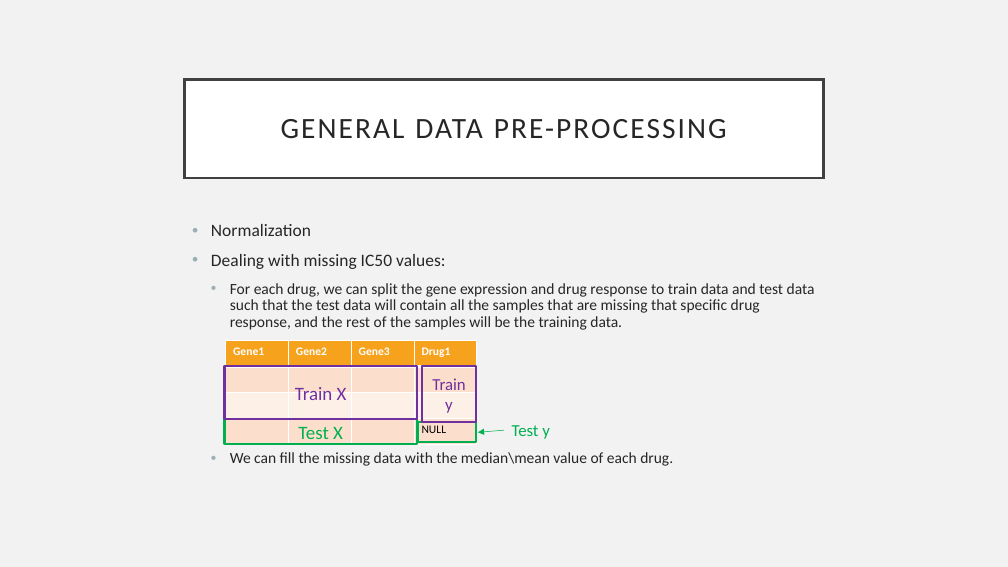
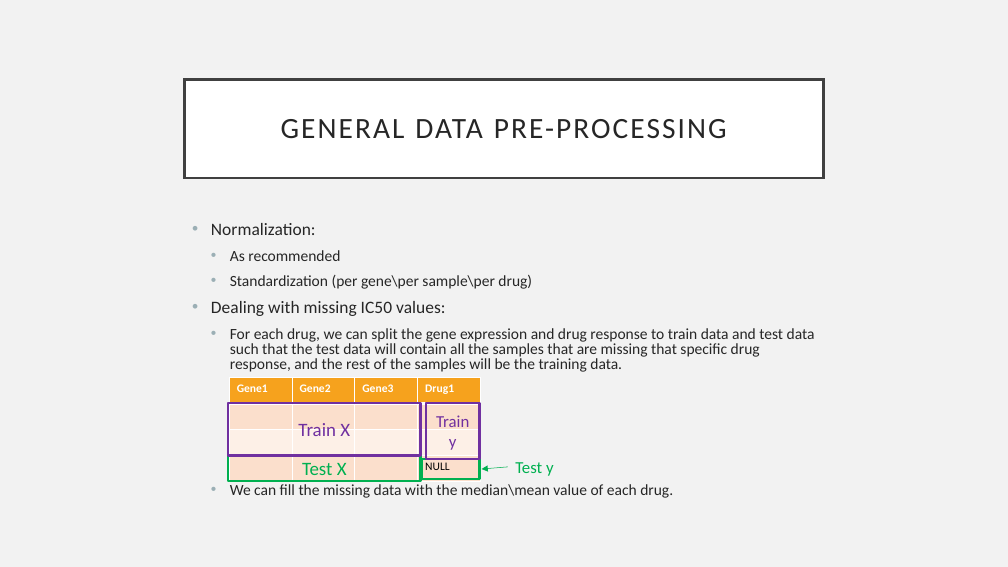
Before and after one commit to Eden5165/workshop_genomic, a slide deck: slide 2 of MileStone1.pptx. Drawn at 1008x567 pixels with LibreOffice and Linux fonts; fonts in the diff are those of the drawing. Boxes give left, top, right and bottom in pixels: in the first picture for what was removed or moved away, otherwise in the second. Text is boxed around its words. In the diff, an @@ line names an element or a change of style, - is before the commit and + after.

```diff
--- a/MileStone1.pptx
+++ b/MileStone1.pptx
@@ text at (211, 223, 532, 289): text changed; size 16.6 to 14.8 pt @@
-• Normalization
+• Normalization:
+  • As recommended
+  • Standardization (per gene\per sample\per drug)
@@ text at (211, 301, 815, 498): line spacing 0.9 to 0.8 @@
@@ 4 rectangles, 1 table, 1 text, 1 arrow: place and size @@
-4 rectangles, 1 table, 1 text, 1 arrow at (225, 341, 550, 445)
+4 rectangles, 1 table, 1 text, 1 arrow at (228, 377, 554, 482)
```
Also in this commit, not shown: 3 other slides changed, 1 slide added, 1 other file.
